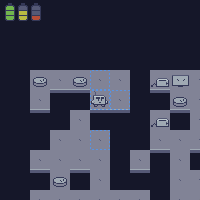
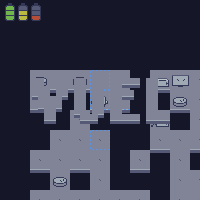
Two versions of the same layered image (200x200). Layer-by-layer changes:
added layer "Pasted Layer" above "Layer" over [32, 78, 170, 124]
